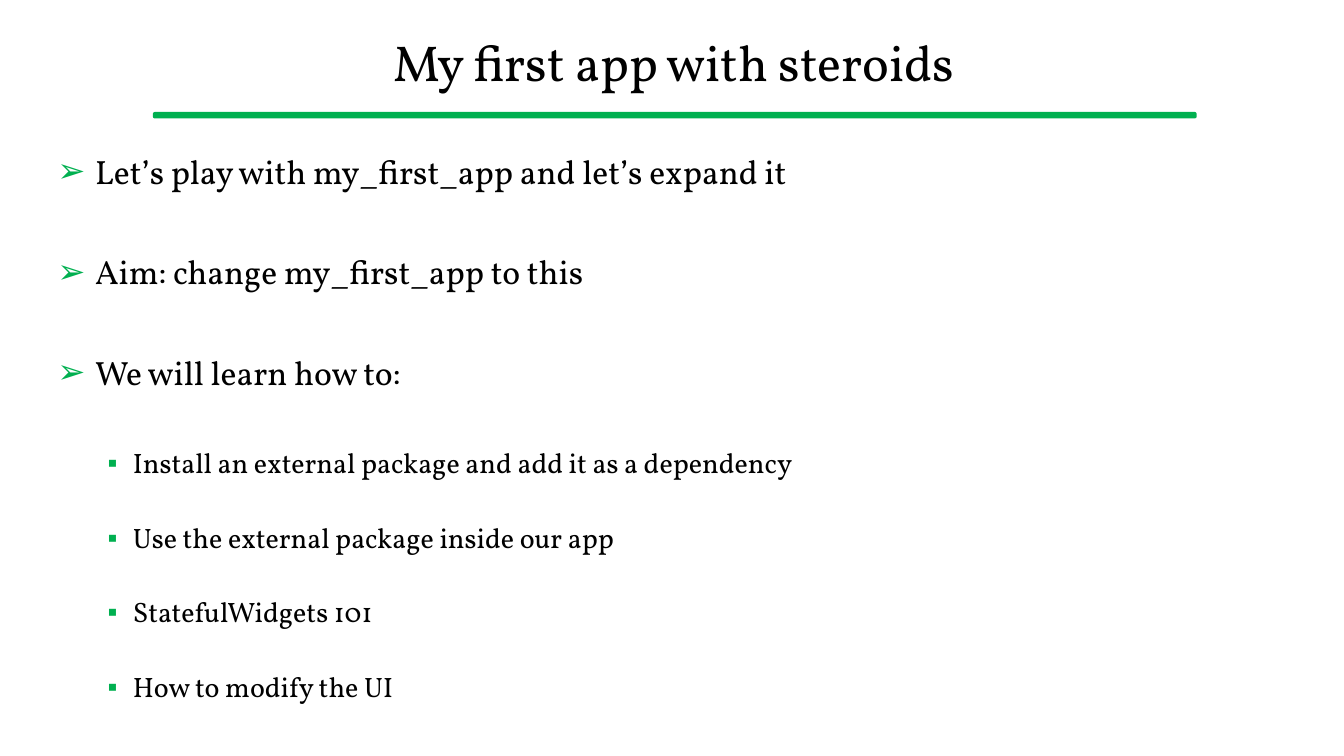
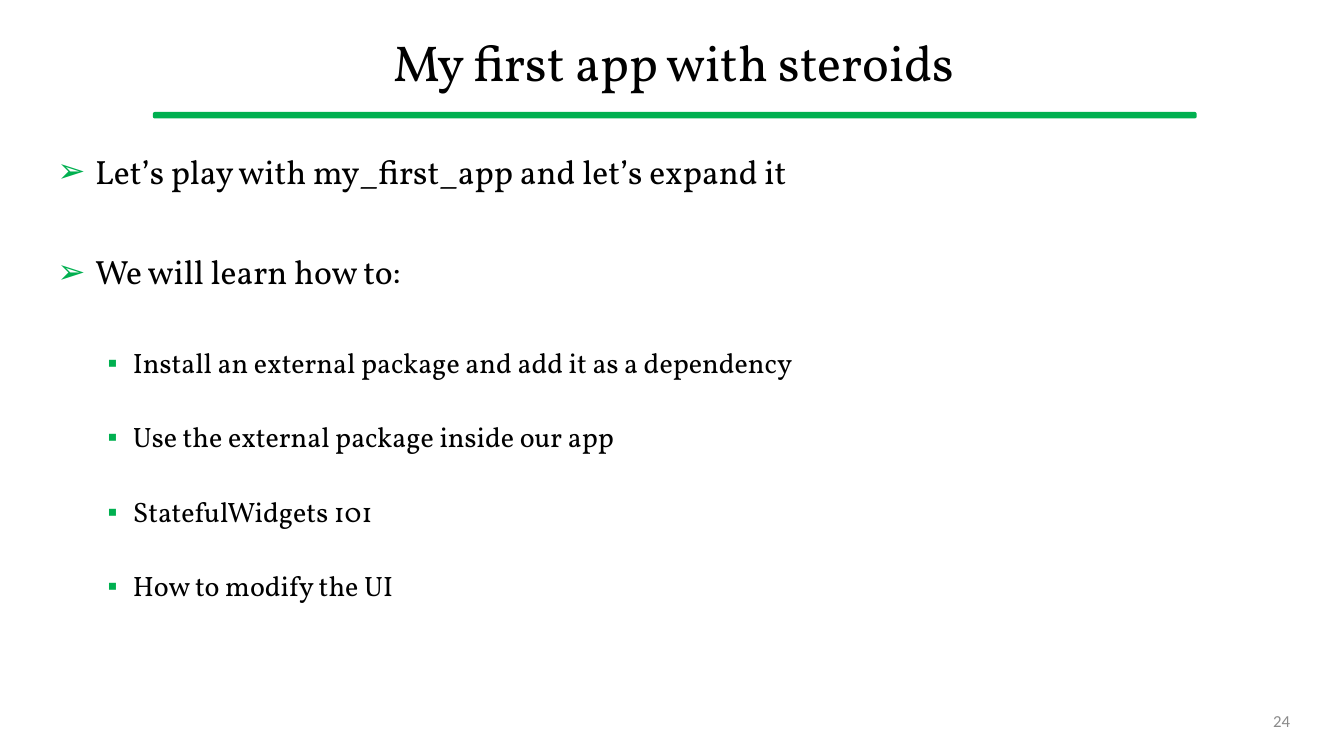
Before and after one commit to gcappon/bwthw, a slide deck: slide 24 of lab_04-hello-flutter/lab_04-hello_flutter.pptx. Drawn at 1344x756 pixels with LibreOffice and Linux fonts; fonts in the diff are those of the drawing. Boxes give left, top, right and bottom in pixels: in the first picture for what was removed or moved away, otherwise in the second. Text is boxed around its words. In the diff, an @@ line names an element or a change of style, - is before the commit and + after.

```diff
--- a/lab_04-hello-flutter/lab_04-hello_flutter.pptx
+++ b/lab_04-hello-flutter/lab_04-hello_flutter.pptx
@@ text at (95, 260, 583, 293): paragraph removed @@
-➢ Aim: change my_first_app to this
@@ page number added at (1273, 716, 1290, 727), 12 pt, text #8C8C8C @@
+24
```
Also in this commit, not shown: 50 other slides changed, 1 other file.
